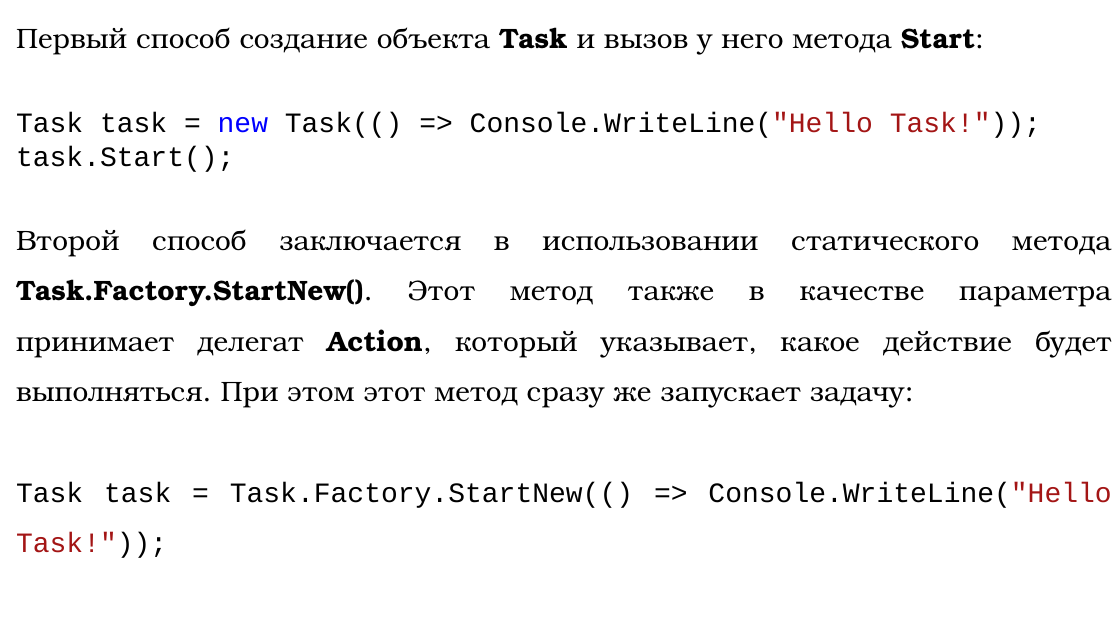
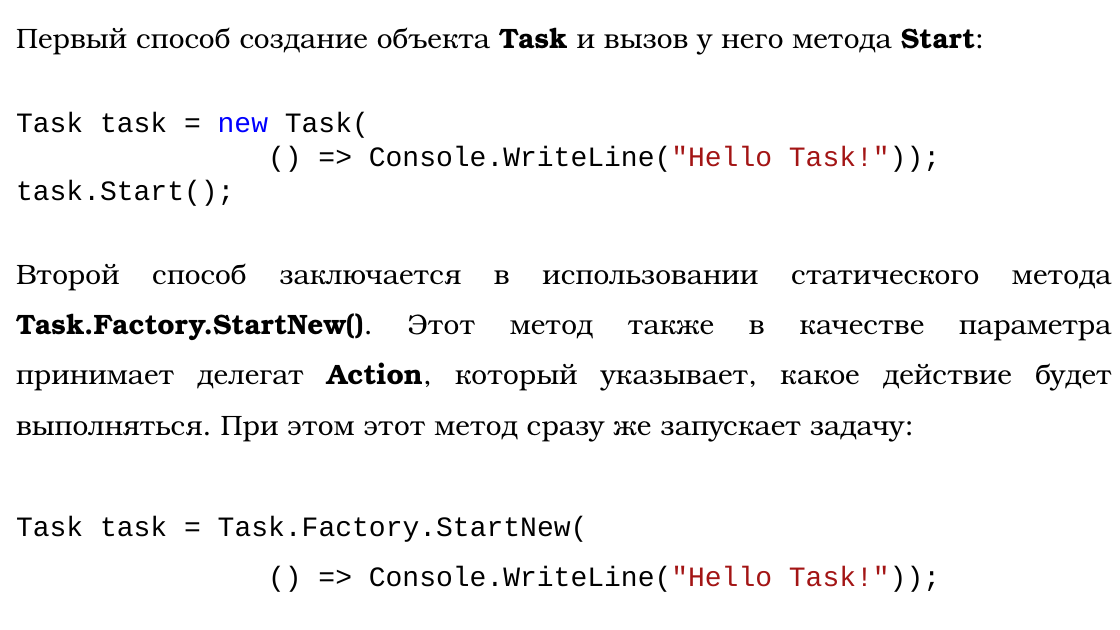
Before and after one commit to DaniilKlyukin/ITiP-3, a slide deck: slide 3 of Лекции/ИТиП 3 лек 6.pptx. Drawn at 1120x630 pixels with LibreOffice and Linux fonts; fonts in the diff are those of the drawing. Boxes give left, top, right and bottom in pixels: in the first picture for what was removed or moved away, otherwise in the second. Text is boxed around its words. In the diff, an @@ line names an element or a change of style, - is before the commit and + after.

```diff
--- a/Лекции/ИТиП 3 лек 6.pptx
+++ b/Лекции/ИТиП 3 лек 6.pptx
@@ text at [16, 113, 940, 172]: text changed @@
-Task task = new Task(() => Console.WriteLine("Hello Task!"));
+Task task = new Task(
+() => Console.WriteLine("Hello Task!"));
@@ text at [16, 516, 940, 592]: text changed @@
-Task task = Task.Factory.StartNew(() => Console.WriteLine("Hello Task!"));
+Task task = Task.Factory.StartNew(
+() => Console.WriteLine("Hello Task!"));
```
